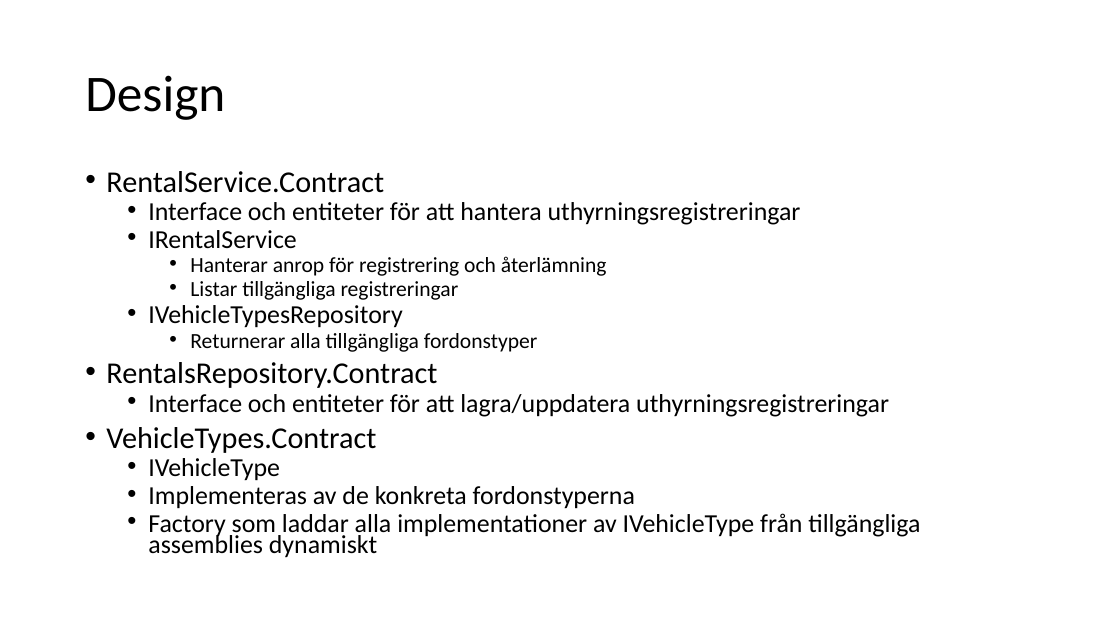
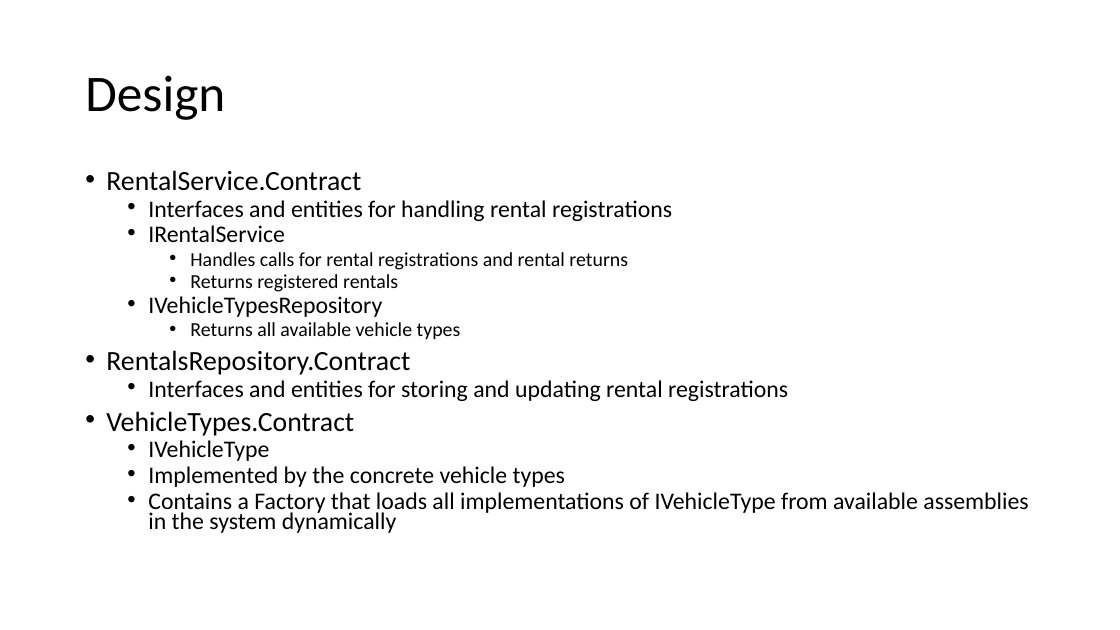
Before and after one commit to LarsBergqvist/CarRentalService, a slide deck: slide 4 of CarRentalService - Lars Bergqvist.pptx. Drawn at 1120x630 pixels with LibreOffice and Linux fonts; fonts in the diff are those of the drawing. Boxes give left, top, right and bottom in pixels: in the first picture for what was removed or moved away, otherwise in the second. Text is boxed around its words. In the diff, an @@ line names an element or a change of style, - is before the commit and + after.

```diff
--- a/CarRentalService - Lars Bergqvist.pptx
+++ b/CarRentalService - Lars Bergqvist.pptx
@@ text at bbox=[106, 170, 410, 461]: size 25.9 to 23.8 pt in "RentalService.Contract", "RentalsRepository.Contract", "VehicleTypes.Contract"; size 22.2 to 20.4 pt in "IRentalService", "IVehicleTypesRepository", "IVehicleType" @@
@@ text at bbox=[148, 200, 672, 221]: text changed; size 22.2 to 20.4 pt @@
-  • Interface och entiteter för att hantera uthyrningsregistreringar
+  • Interfaces and entities for handling rental registrations
@@ text at bbox=[190, 252, 628, 292]: text changed; size 18.5 to 17 pt @@
-    • Hanterar anrop för registrering och återlämning
-    • Listar tillgängliga registreringar
+    • Handles calls for rental registrations and rental returns
+    • Returns registered rentals
@@ text at bbox=[190, 322, 461, 340]: text changed; size 18.5 to 17 pt @@
-    • Returnerar alla tillgängliga fordonstyper
+    • Returns all available vehicle types
@@ text at bbox=[148, 380, 788, 401]: text changed; size 22.2 to 20.4 pt @@
-  • Interface och entiteter för att lagra/uppdatera uthyrningsregistreringar
+  • Interfaces and entities for storing and updating rental registrations
@@ text at bbox=[148, 466, 1028, 533]: text changed; size 22.2 to 20.4 pt @@
-  • Implementeras av de konkreta fordonstyperna
-  • Factory som laddar alla implementationer av IVehicleType från tillgängliga assemblies dynamiskt
+  • Implemented by the concrete vehicle types
+  • Contains a Factory that loads all implementations of IVehicleType from available assemblies in the system dynamically
```
Also in this commit, not shown: 9 other slides changed, 4 slides added, 3 slides removed, 1 other file.
